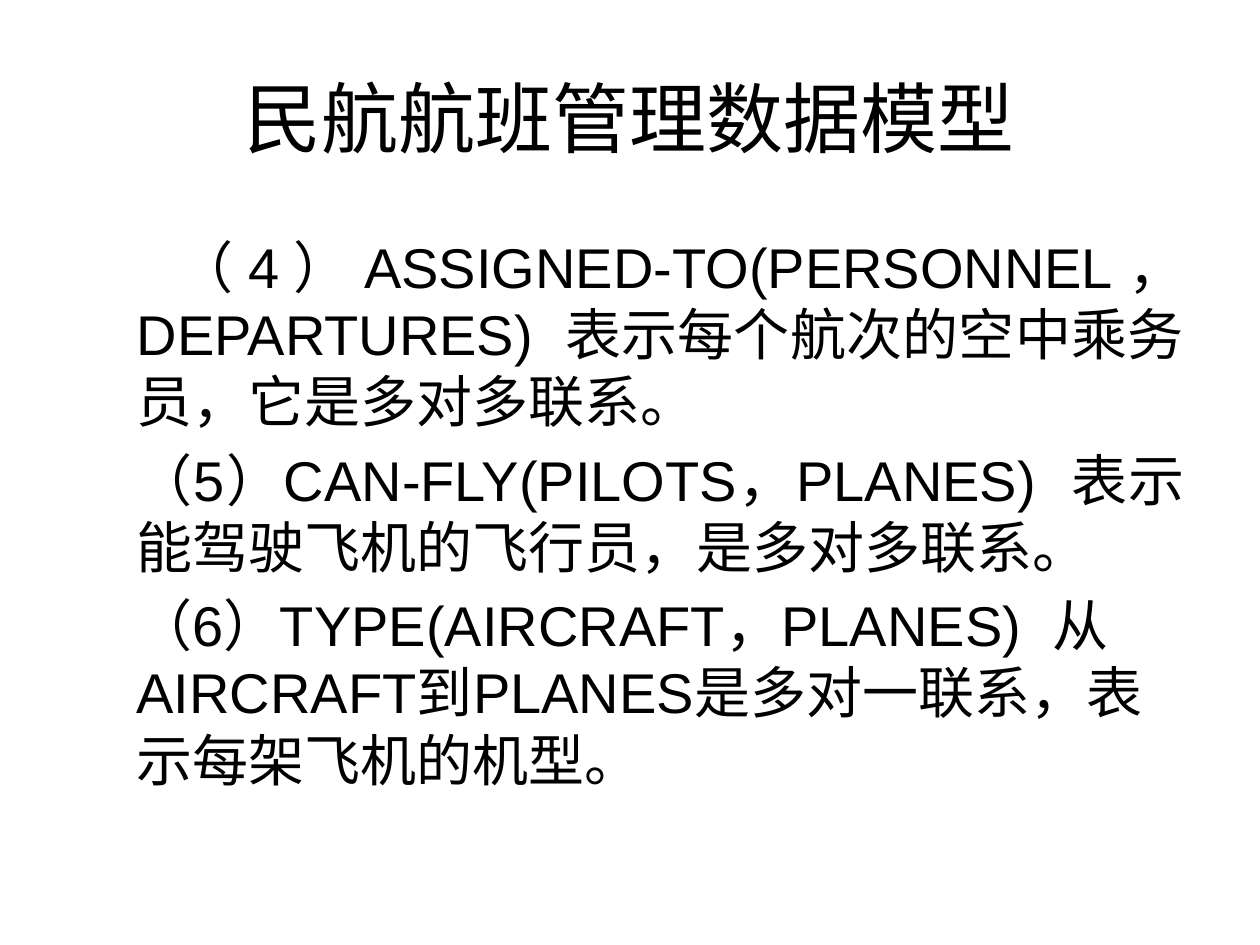
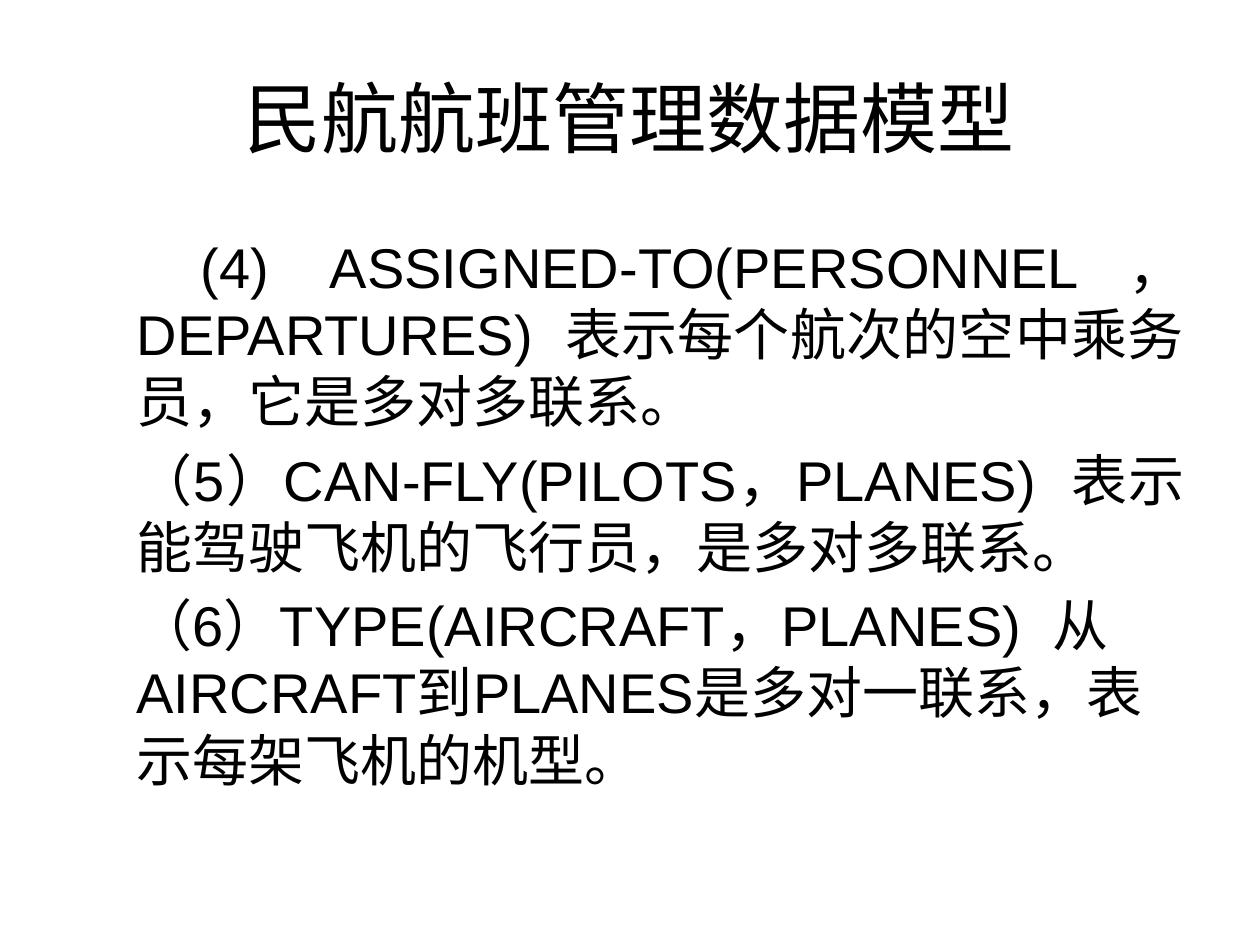
Before and after one commit to cocos56/SQL, a slide deck: slide 20 of ER/E-R图和关系数据库设计.pptx. Drawn at 1260x945 pixels with LibreOffice and Linux fonts; fonts in the diff are those of the drawing; background and template pictures are left out. Boxes give left, top, right and bottom in pixels: in the first picture for what was removed or moved away, otherwise in the second. Text is boxed around its words. In the diff, an @@ line names an element or a change of style, - is before the commit and + after.

```diff
--- a/ER/E-R图和关系数据库设计.pptx
+++ b/ER/E-R图和关系数据库设计.pptx
@@ text at box(137, 247, 1183, 428): text changed @@
-（4）ASSIGNED-TO(PERSONNEL，DEPARTURES) 表示每个航次的空中乘务员，它是多对多联系。
+(4) ASSIGNED-TO(PERSONNEL，DEPARTURES) 表示每个航次的空中乘务员，它是多对多联系。
```
Also in this commit, not shown: 1 other slide changed.
